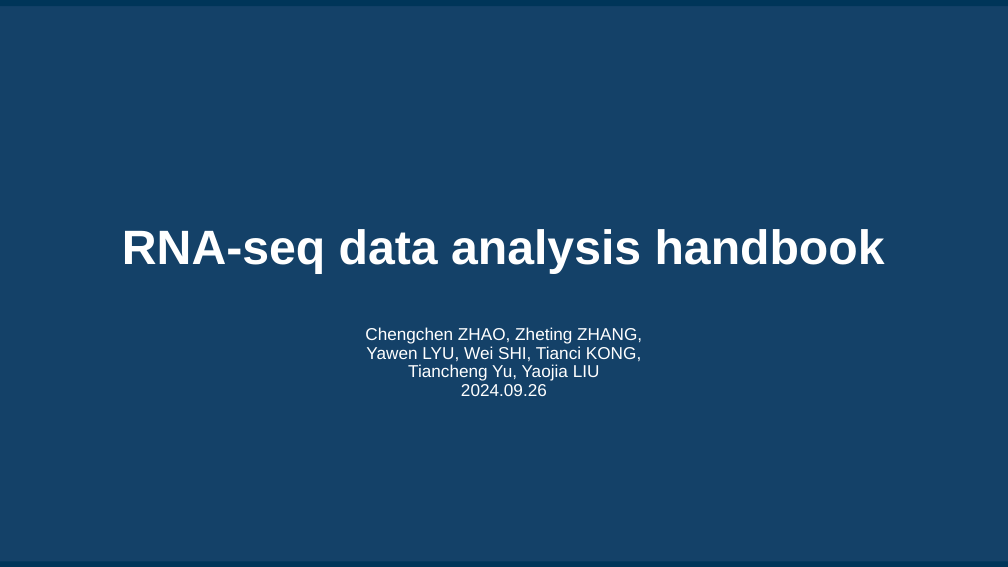
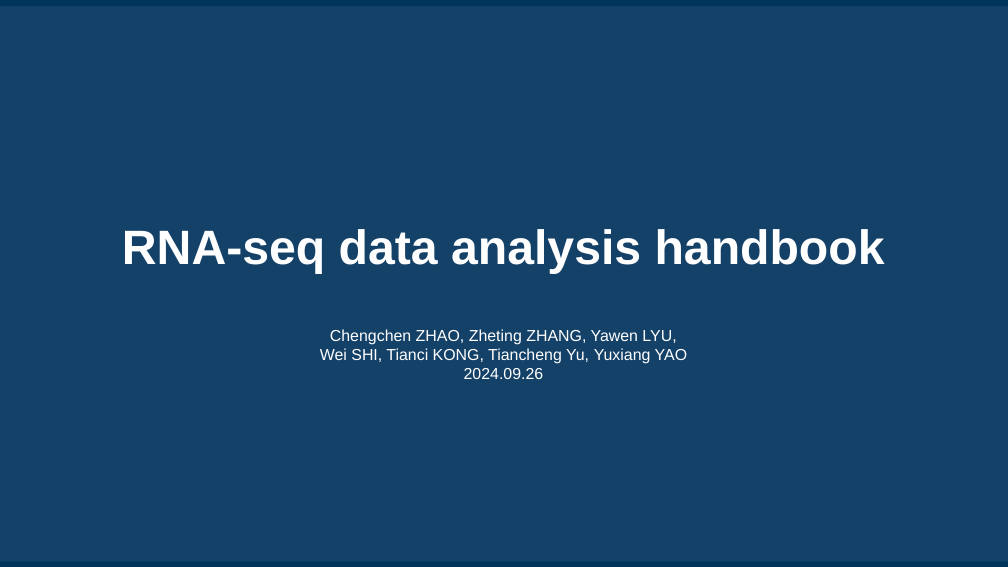
Before and after one commit to ChengchenZhao/CDesk, a slide deck: slide 1 of 1.RNAseq/RNAseqDataAnalysis.pptx. Drawn at 1008x567 pixels with LibreOffice and Linux fonts; fonts in the diff are those of the drawing; background and template pictures are left out; a plain dark background stands for a picture behind light text. Boxes give left, top, right and bottom in pixels: in the first picture for what was removed or moved away, otherwise in the second. Text is boxed around its words. In the diff, an @@ line names an element or a change of style, - is before the commit and + after.

```diff
--- a/1.RNAseq/RNAseqDataAnalysis.pptx
+++ b/1.RNAseq/RNAseqDataAnalysis.pptx
@@ text "Chengchen ZHAO, Zheting ZHANG, Yawen ...": place and size @@
-text "Chengchen ZHAO, Zheting ZHANG, Yawen ..." at [365,327,642,396]
+text "Chengchen ZHAO, Zheting ZHANG, Yawen ..." at [320,329,687,379]
@@ text at [320,329,687,364]: text changed; size 32.8 to 30.3 pt @@
-Chengchen ZHAO, Zheting ZHANG, Yawen LYU, Wei SHI, Tianci KONG, Tiancheng Yu, Yaojia LIU
+Chengchen ZHAO, Zheting ZHANG, Yawen LYU, Wei SHI, Tianci KONG, Tiancheng Yu, Yuxiang YAO
@@ text at [464,368,544,379]: size 32.8 to 30.3 pt in "2024.09.26"; line spacing 0.9 to 1 @@
```
Also in this commit, not shown: 4 other slides changed, 40 other files.
